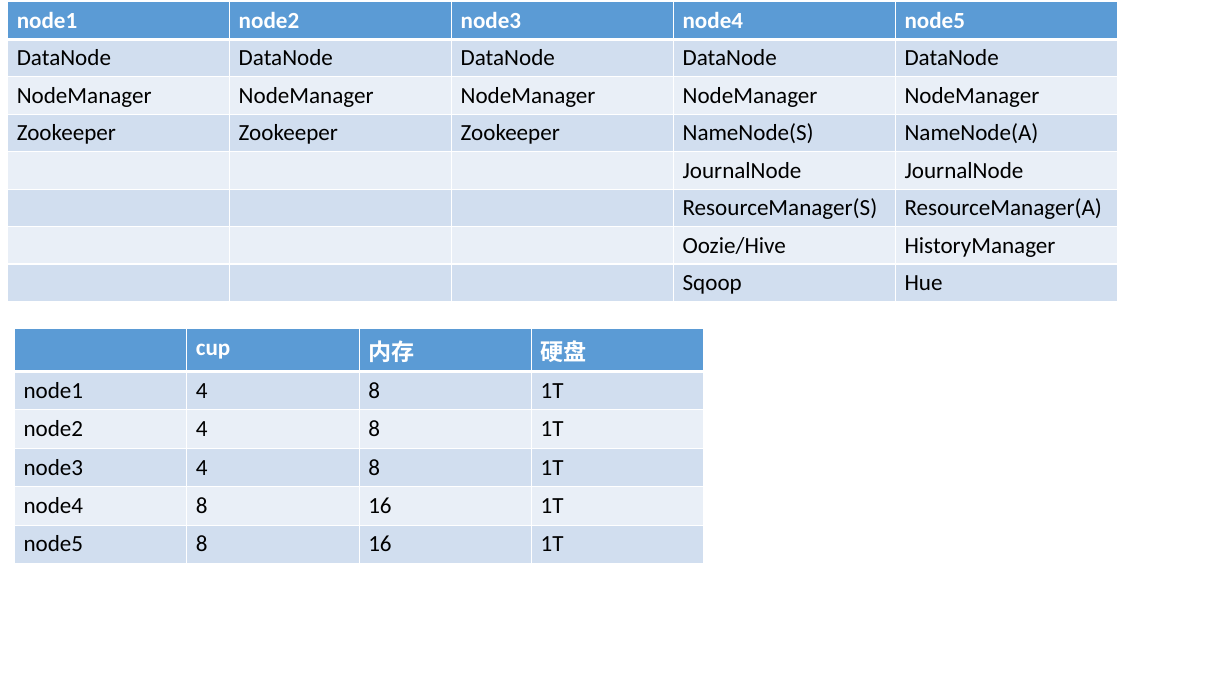
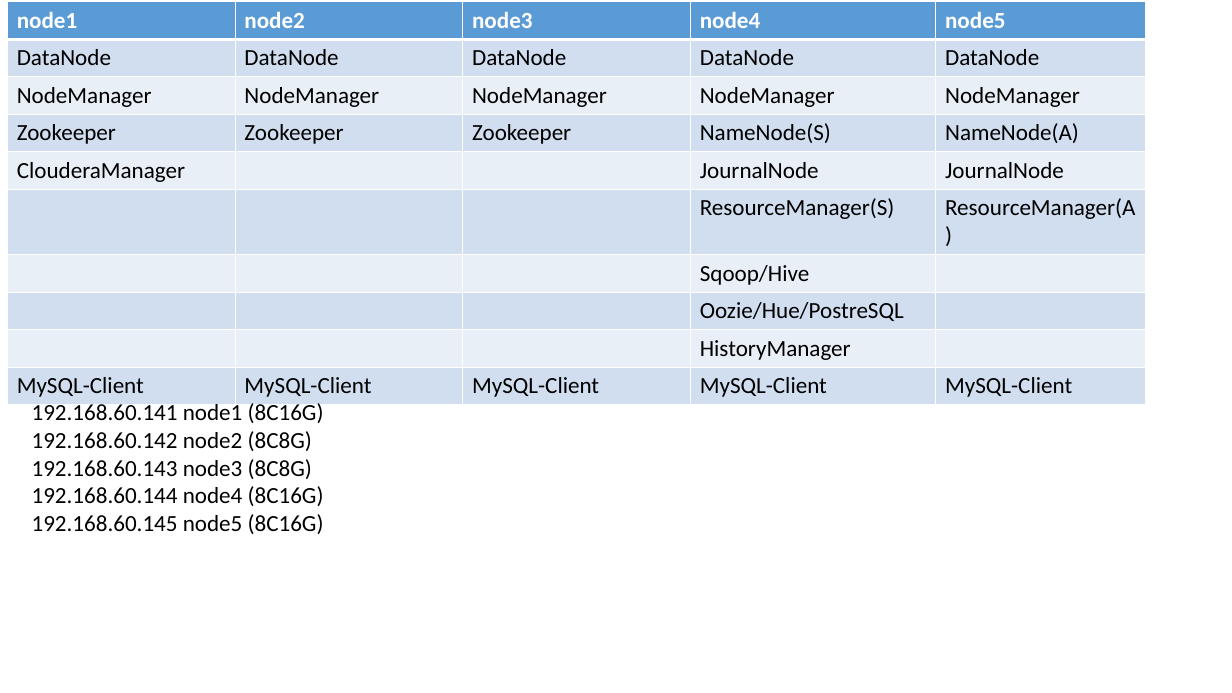
Before and after one commit to rockleeprc/note, a slide deck: slide 7 of ppt/BI.pptx (slide 5 before the commit). Drawn at 1232x693 pixels with LibreOffice and Linux fonts; fonts in the diff are those of the drawing. Boxes give left, top, right and bottom in pixels: in the first picture for what was removed or moved away, otherwise in the second. Text is boxed around its words. In the diff, an @@ line names an element or a change of style, - is before the commit and + after.

```diff
--- a/ppt/BI.pptx
+++ b/ppt/BI.pptx
@@ table at (x1=7, y1=2, x2=1144, y2=401) @@
-row 5, column 1: 
+row 5, column 1: ClouderaManager
-row 7:  |  |  | Oozie/Hive | HistoryManager
-row 8:  |  |  | Sqoop | Hue
+row 7:  |  |  | Sqoop/Hive | 
+row 8:  |  |  | Oozie/Hue/PostreSQL | 
+row 9:  |  |  | HistoryManager | 
+row 10: MySQL-Client | MySQL-Client | MySQL-Client | MySQL-Client | MySQL-Client
@@ table resized from (x1=7, y1=2, x2=1116, y2=298) to (x1=7, y1=2, x2=1144, y2=401) @@
@@ table removed at (x1=14, y1=329, x2=705, y2=599), 6 rows, 4 columns @@
- | cup | 内存 | 硬盘
-node1 | 4 | 8 | 1T
-node2 | 4 | 8 | 1T
-node3 | 4 | 8 | 1T
-node4 | 8 | 16 | 1T
-node5 | 8 | 16 | 1T
@@ text added at (x1=32, y1=401, x2=324, y2=534), 18 pt, text #000000 @@
+192.168.60.141 node1 (8C16G)
+192.168.60.142 node2 (8C8G)
+192.168.60.143 node3 (8C8G)
+192.168.60.144 node4 (8C16G)
+192.168.60.145 node5 (8C16G)
```
Also in this commit, not shown: 1 slide added, 4 slides removed, 3 other files.
